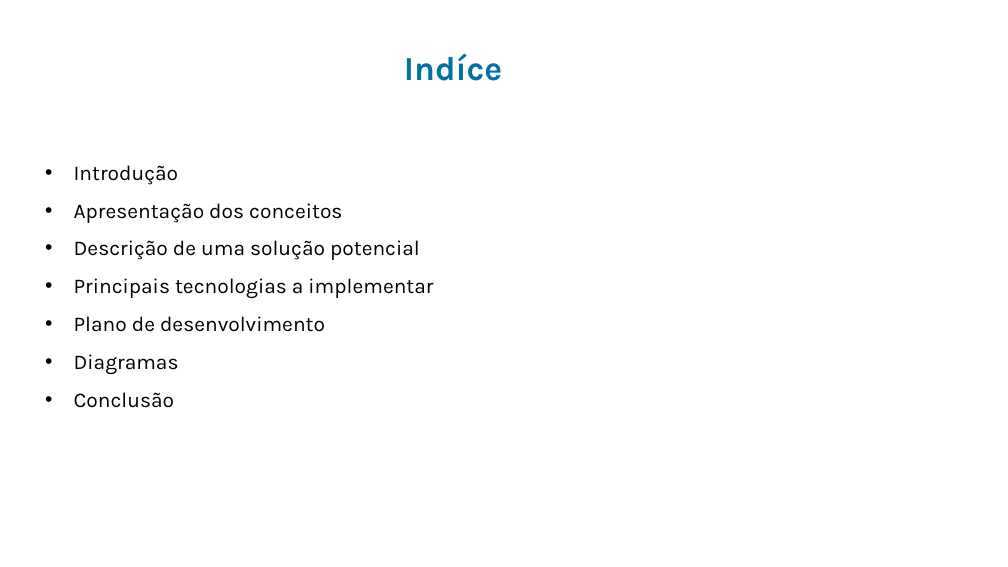
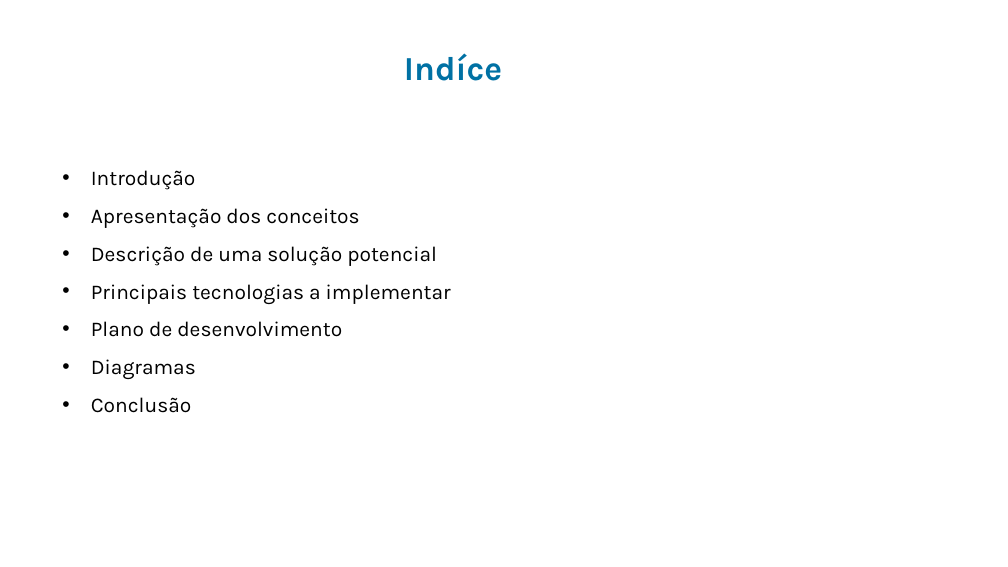
Before and after one commit to goncaloalmeida19/projeto-de-bd, a slide deck: slide 2 of Apresentação.pptx. Drawn at 1008x567 pixels with LibreOffice and Linux fonts; fonts in the diff are those of the drawing; background and template pictures are left out. Boxes give left, top, right and bottom in pixels: in the first picture for what was removed or moved away, otherwise in the second. Text is boxed around its words. In the diff, an @@ line names an element or a change of style, - is before the commit and + after.

Commit message:
Tópicos para a "brief description" da introdução

```diff
--- a/Apresentação.pptx
+++ b/Apresentação.pptx
@@ text "Introdução": place and size @@
-text "Introdução" at (74,165,433,408)
+text "Introdução" at (91,170,451,413)
```
Also in this commit, not shown: 1 slide added.
